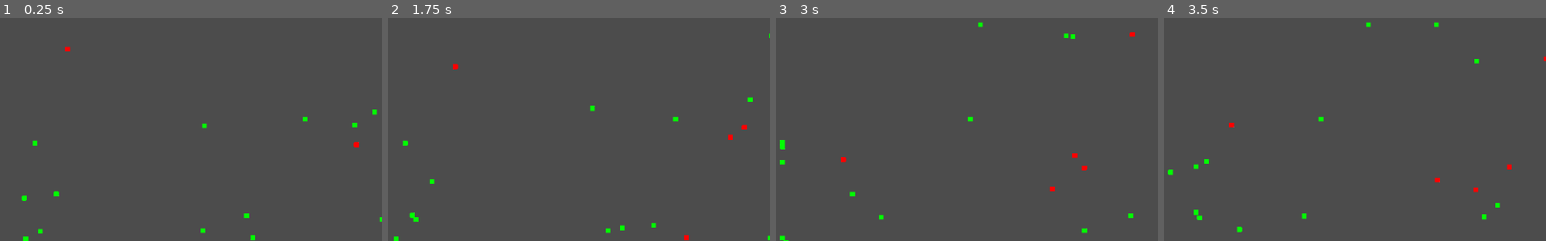
Above: before the commit, frames 1-4 (left to right).
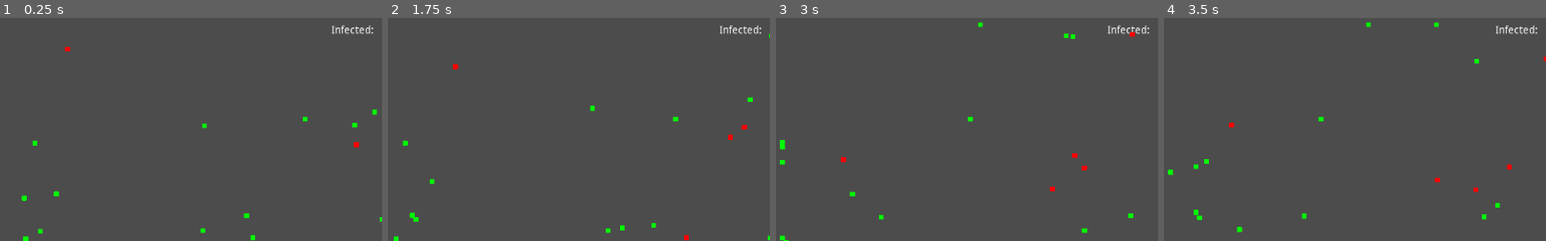
Above: after the commit, the same moments.

Repository: AxeDennis/Godot-screensaver-project
Game: Godot game, scene res://Node2D.tscn
Two runs of this game, one before a commit and one after it. Both use one fixed random seed, a clock stepped at 60 frames per second and the inputs below. The engine's default icon, where the game draws it, is replaced by a stand-in: a white triangle on a blue panel in a dark square.
Inputs:
- Up to frame 1 (0.25 s): no input
- Up to frame 2 (1.75 s): tap Enter at 0.5 s; tap Space at 1.25 s
- Up to frame 3 (3 s): no input
- Up to frame 4 (3.5 s): no input
The pictures show only the part of the screen within x 0-50%, y 0-50%; the shares and areas given below are measured in that part.

The runs differ from the first frame. In frame 1, 0.2% of the frame differs, in the area x 86-98%, y 3-8%; in frame 2, 0.2%; in frame 3, 0.2%; in frame 4, 0.2%.
Error after the commit: Invalid operands 'Object' and 'int' in operator '+'. (res://KinematicBody2D.gd:26)

Commit message:
update 2020-10-14 12:20
Started working on labels showing how many are alive, infected etc

Diff:
--- /dev/null
+++ b/Infected.gd
@@ -0,0 +1,6 @@
+extends Label
+
+onready var infected = get_node("..")
+
+func _process(_delta):
+	set_text(infected.nr_of_infected)
--- a/KinematicBody2D.gd
+++ b/KinematicBody2D.gd
@@ -1,4 +1,6 @@
 extends KinematicBody2D
+
+onready var nr_of_infected = get_node("../Infected")
 
 var speed = 100
 var velocity = Vector2()
@@ -20,6 +22,8 @@
 	elif rull < 11:
 		infect = 3
 		$Sprite.self_modulate = Color(255,0,0)
+		$"Timer2".start()
+		nr_of_infected.infected += 1
 
 
 func _process(_delta):
@@ -60,10 +64,11 @@
 	if area.get_class() == "KinematicBody2D":
 		if area.infect == 3:
 			if infect == 2:
-				rull = randi()%1+1
+				rull = randi()%2+1
 				if rull == 1:
 					infect = 3
 					$Sprite.self_modulate = Color(255,0,0)
+					$"Timer2".start()
 
 
 
@@ -74,7 +79,6 @@
 			infect = 4
 			$Sprite.self_modulate = Color(0,0,0)
 			speed = 0
-			$blood.show()
 		elif rull > 6 && rull < 59:
 			infect = 3
 			$Sprite.self_modulate = Color(255,0,0)
--- a/Kub.tscn
+++ b/Kub.tscn
@@ -38,8 +38,7 @@
 shape = SubResource( 2 )
 
 [node name="Timer2" type="Timer" parent="."]
-wait_time = 10.0
-autostart = true
+wait_time = 15.0
 
 [connection signal="timeout" from="Timer" to="." method="_on_Timer_timeout"]
 [connection signal="body_entered" from="Area2D" to="." method="_on_Area2D_body_entered"]
--- a/Node2D.gd
+++ b/Node2D.gd
@@ -3,6 +3,7 @@
 const window_size = Vector2(1024, 600)
 var location = Vector2()
 var amount = 1
+
 
 func _ready():
 	randomize()
--- a/Node2D.tscn
+++ b/Node2D.tscn
@@ -1,7 +1,8 @@
-[gd_scene load_steps=5 format=2]
+[gd_scene load_steps=6 format=2]
 
 [ext_resource path="res://Node2D.gd" type="Script" id=1]
 [ext_resource path="res://Kub.tscn" type="PackedScene" id=2]
+[ext_resource path="res://Infected.gd" type="Script" id=3]
 
 [sub_resource type="RectangleShape2D" id=1]
 extents = Vector2( 7.5365, 302.774 )
@@ -54,3 +55,11 @@
 
 [node name="CollisionShape2D" type="CollisionShape2D" parent="Walls/StaticBody2D4"]
 shape = SubResource( 2 )
+
+[node name="Infected" type="Label" parent="."]
+margin_left = 444.108
+margin_top = 10.4598
+margin_right = 506.108
+margin_bottom = 35.4598
+text = "Infected:"
+script = ExtResource( 3 )
